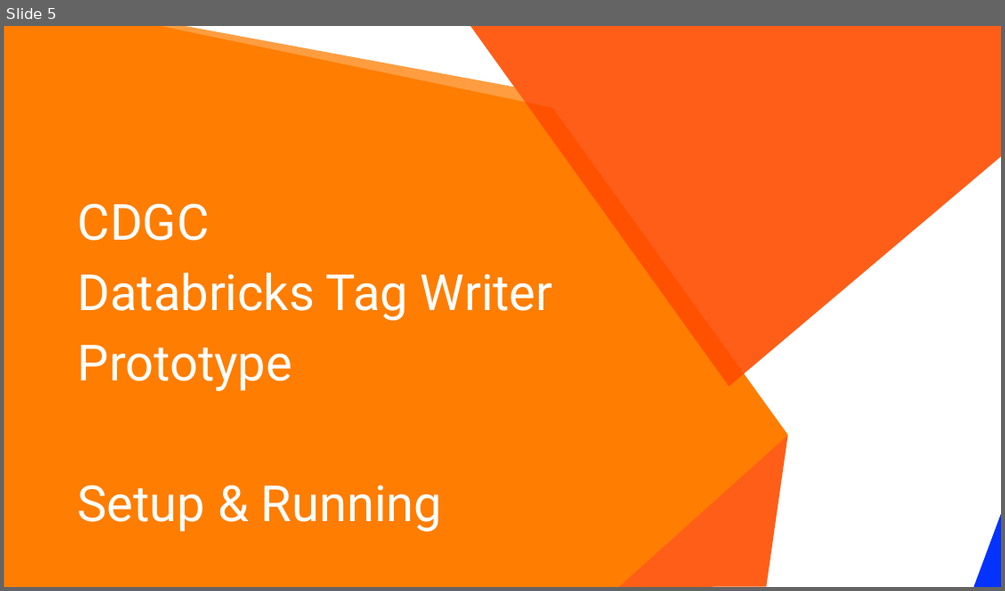
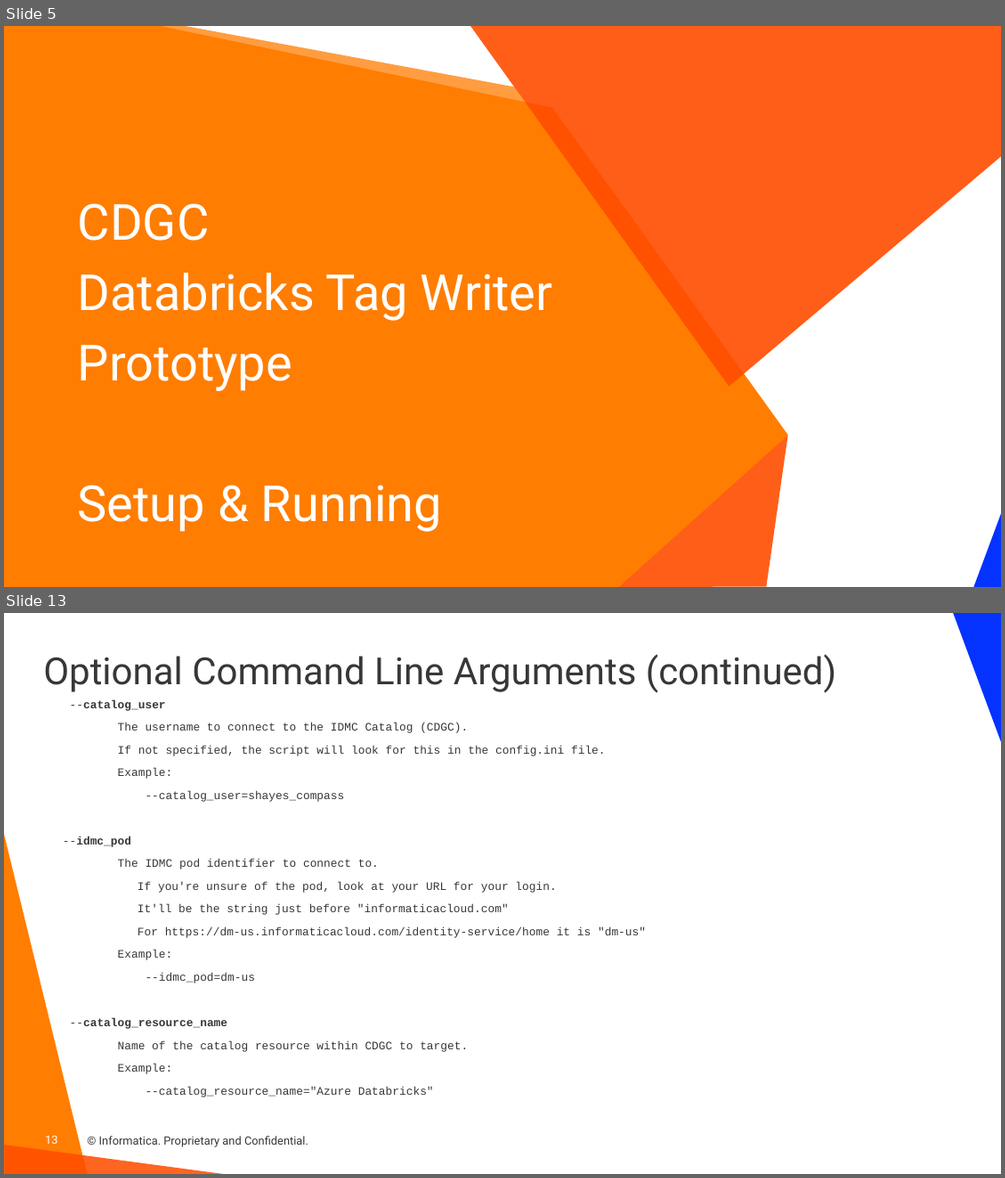
Before and after one commit to haystraw/Informatica_Databricks_Tag_Writer, a slide deck: CDGC Databricks Tag Writer.pptx. Shown one above the other, each under a label of ours: slide 5 before the commit, slides 5 and 13 after it; the slides between them are not shown. The pictures are 1005x591 and 1005x1178 pixels, drawn with LibreOffice and Linux fonts; fonts in the diff are those of the drawing; background and template pictures are left out. Boxes give left, top, right and bottom in pixels: in the first picture for what was removed or moved away, otherwise in the second. Text is boxed around its words. In the diff, an @@ line names an element or a change of style, - is before the commit and + after.

Commit message:
v20250709 Added pagination to searches to large environments Moved config parameters to config file, and added ability to override using command line parameters

```diff
--- a/CDGC Databricks Tag Writer.pptx
+++ b/CDGC Databricks Tag Writer.pptx
@@ slide 13 added at bbox=[4, 613, 1001, 1174], background #FFFFFF @@
@@ right triangle added at bbox=[953, 613, 1001, 742], fill #0432FF @@
@@ title added at bbox=[43, 654, 836, 693], 36 pt, text #373737 @@
+Optional Command Line Arguments (continued)
@@ text added at bbox=[63, 699, 646, 1097], 11 pt, text #373737 @@
+--catalog_user
+The username to connect to the IDMC Catalog (CDGC).
+If not specified, the script will look for this in the config.ini file.
+Example:
+--catalog_user=shayes_compass
+--idmc_pod
+The IDMC pod identifier to connect to.
+If you're unsure of the pod, look at your URL for your login.
+It'll be the string just before "informaticacloud.com"
+For https://dm-us.informaticacloud.com/identity-service/home it is "dm-us"
+Example:
+--idmc_pod=dm-us
+--catalog_resource_name
+Name of the catalog resource within CDGC to target.
+Example:
+--catalog_resource_name="Azure Databricks"
@@ right triangle added at bbox=[4, 833, 88, 1174], fill #FF7D00 @@
@@ right triangle added at bbox=[4, 1144, 223, 1174], fill #FF4D00 at 87% opacity @@
@@ page number added at bbox=[45, 1135, 57, 1143], 11 pt, text #FFFFFF @@
+13
@@ text added at bbox=[99, 1135, 308, 1147], 11 pt, text #373737 @@
+© Informatica. Proprietary and Confidential.
```
Also in this commit, not shown: 6 slides changed, 10 other slides added, 7 other files.
